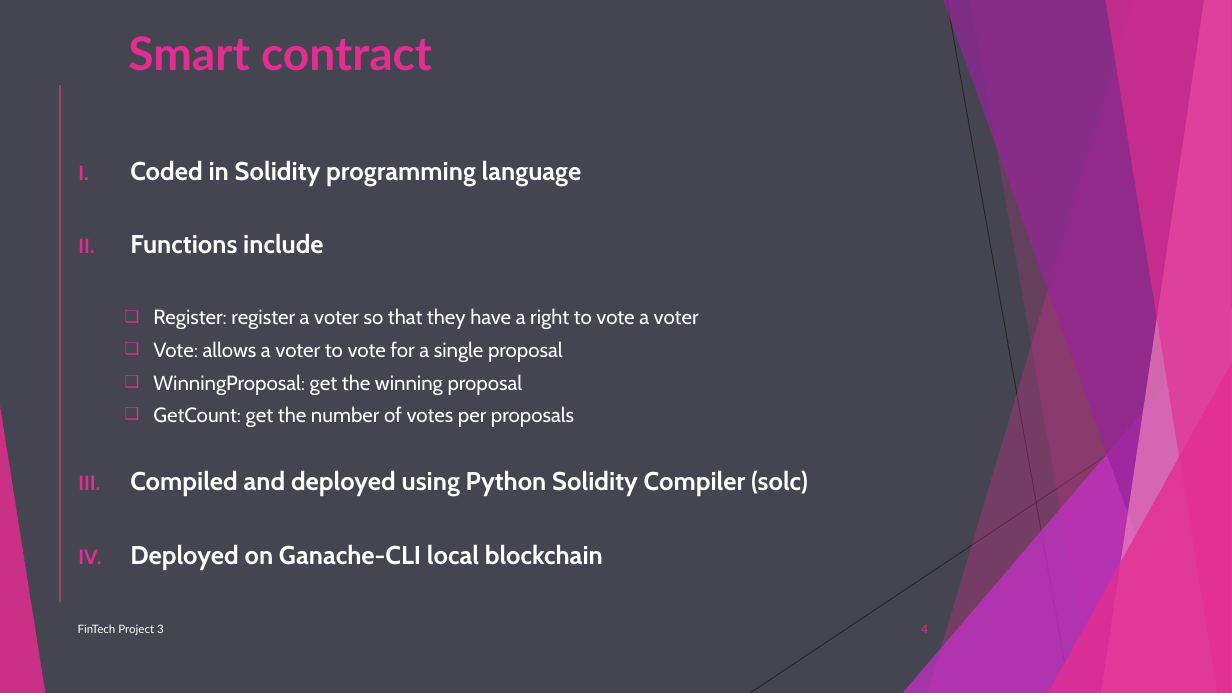
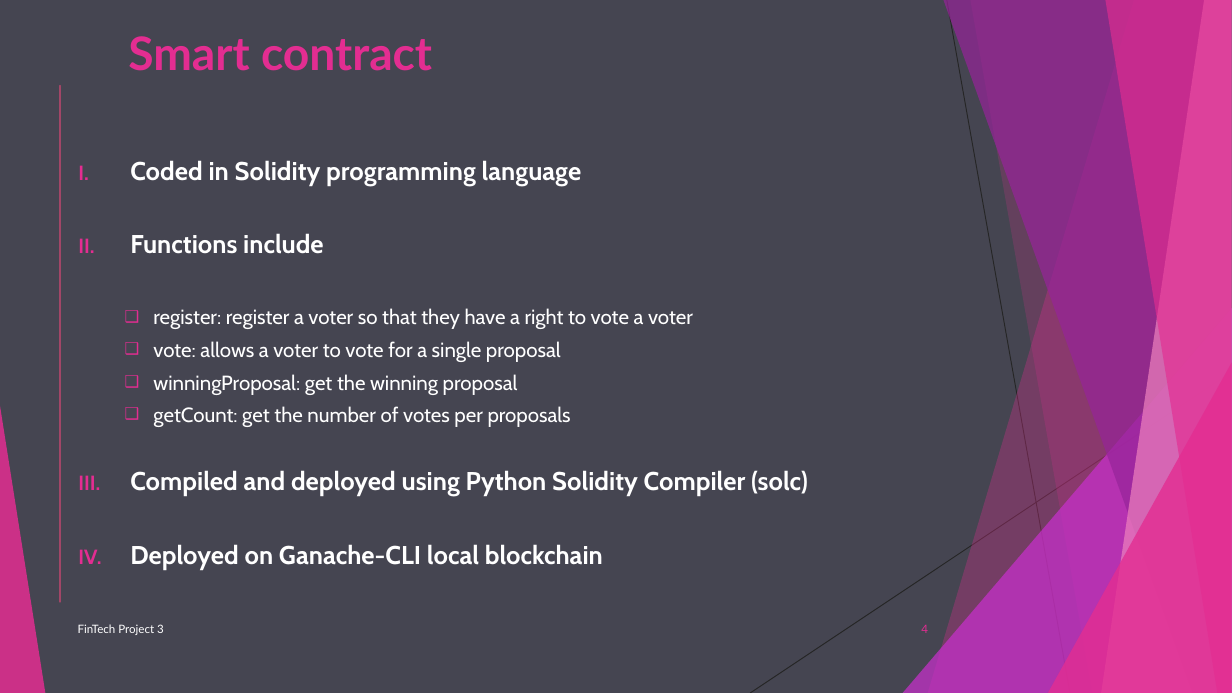
Before and after one commit to Bakoroba/blockchain_ballot_dapp, a slide deck: slide 4 of Ethereum Blockchain Ballot System dApp.ppt. Drawn at 1232x693 pixels with LibreOffice and Linux fonts; fonts in the diff are those of the drawing. Boxes give left, top, right and bottom in pixels: in the first picture for what was removed or moved away, otherwise in the second. Text is boxed around its words. In the diff, an @@ line names an element or a change of style, - is before the commit and + after.

```diff
--- a/Ethereum Blockchain Ballot System dApp.ppt
+++ b/Ethereum Blockchain Ballot System dApp.ppt
@@ text at box(153, 308, 693, 427): text changed @@
-  ❑ Register: register a voter so that they have a right to vote a voter
-  ❑ Vote: allows a voter to vote for a single proposal
-  ❑ WinningProposal: get the winning proposal
-  ❑ GetCount: get the number of votes per proposals
+  ❑ register: register a voter so that they have a right to vote a voter
+  ❑ vote: allows a voter to vote for a single proposal
+  ❑ winningProposal: get the winning proposal
+  ❑ getCount: get the number of votes per proposals
```
Also in this commit, not shown: 5 other slides changed.
